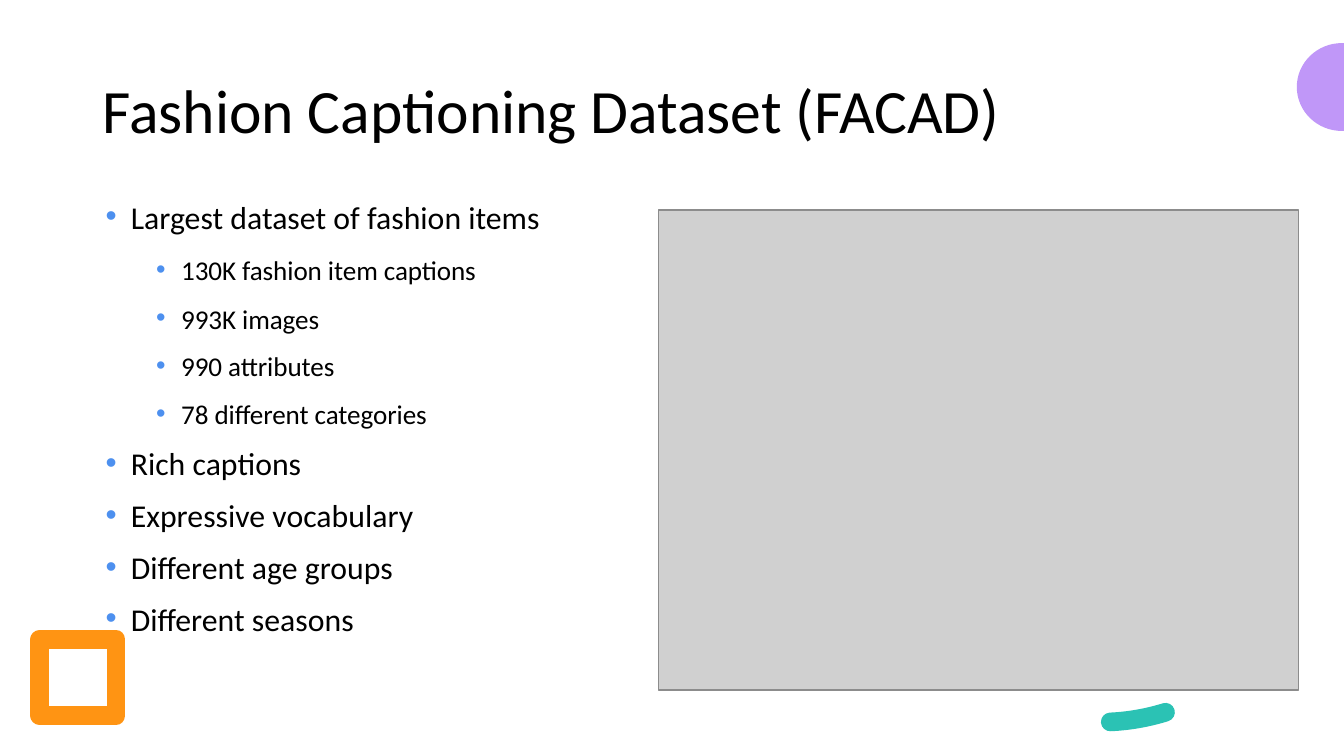
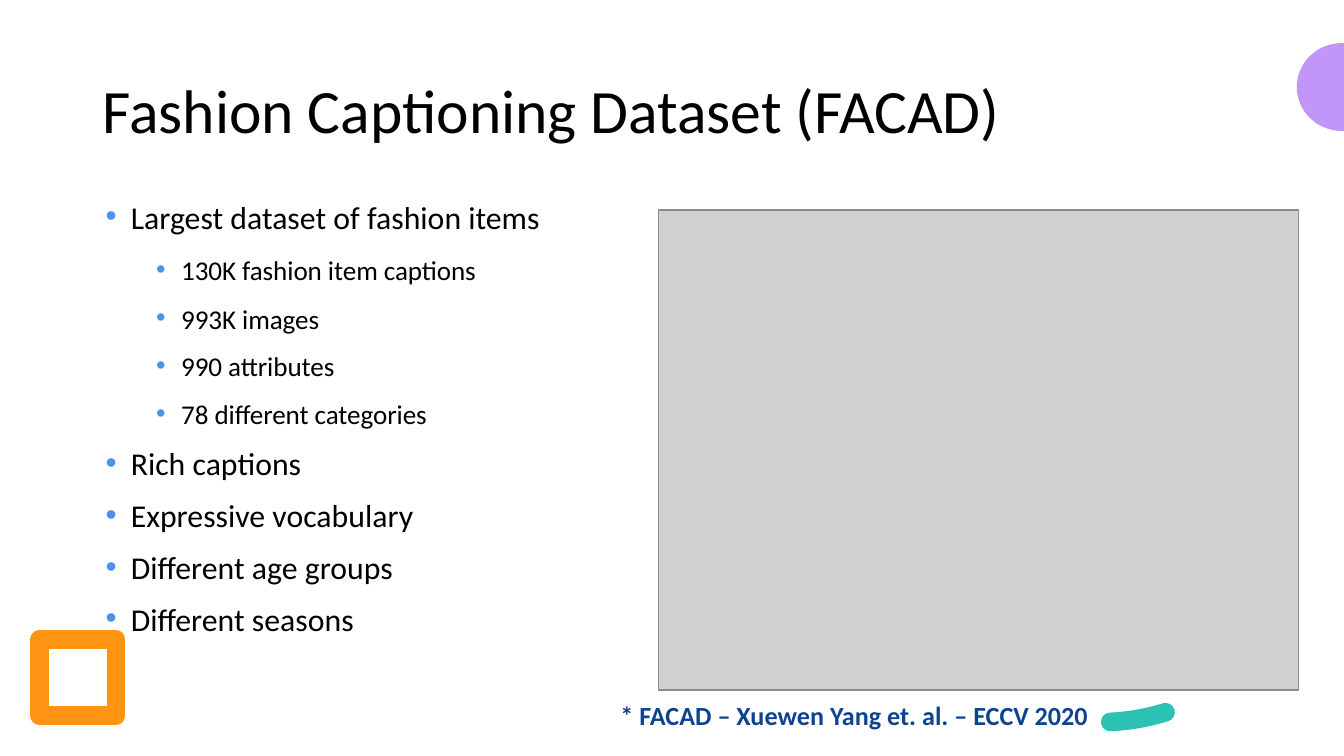
Before and after one commit to look4pritam/LargeLanguageModels, a slide deck: slide 37 of Presentations/IUAC-2024/Introduction_to_Large_Language_Models-From_Foundation_to_Real_World_Applications.pptx. Drawn at 1344x756 pixels with LibreOffice and Linux fonts; fonts in the diff are those of the drawing; grey boxes stand for pictures. Boxes give left, top, right and bottom in pixels: in the first picture for what was removed or moved away, otherwise in the second. Text is boxed around its words. In the diff, an @@ line names an element or a change of style, - is before the commit and + after.

```diff
--- a/Presentations/IUAC-2024/Introduction_to_Large_Language_Models-From_Foundation_to_Real_World_Applications.pptx
+++ b/Presentations/IUAC-2024/Introduction_to_Large_Language_Models-From_Foundation_to_Real_World_Applications.pptx
@@ text added at <box>639,706,1088,730</box>, 14 pt, text #0D4491, bold @@
+* FACAD – Xuewen Yang et. al. – ECCV 2020
```
Also in this commit, not shown: 3 other slides changed, 1 slide added.
